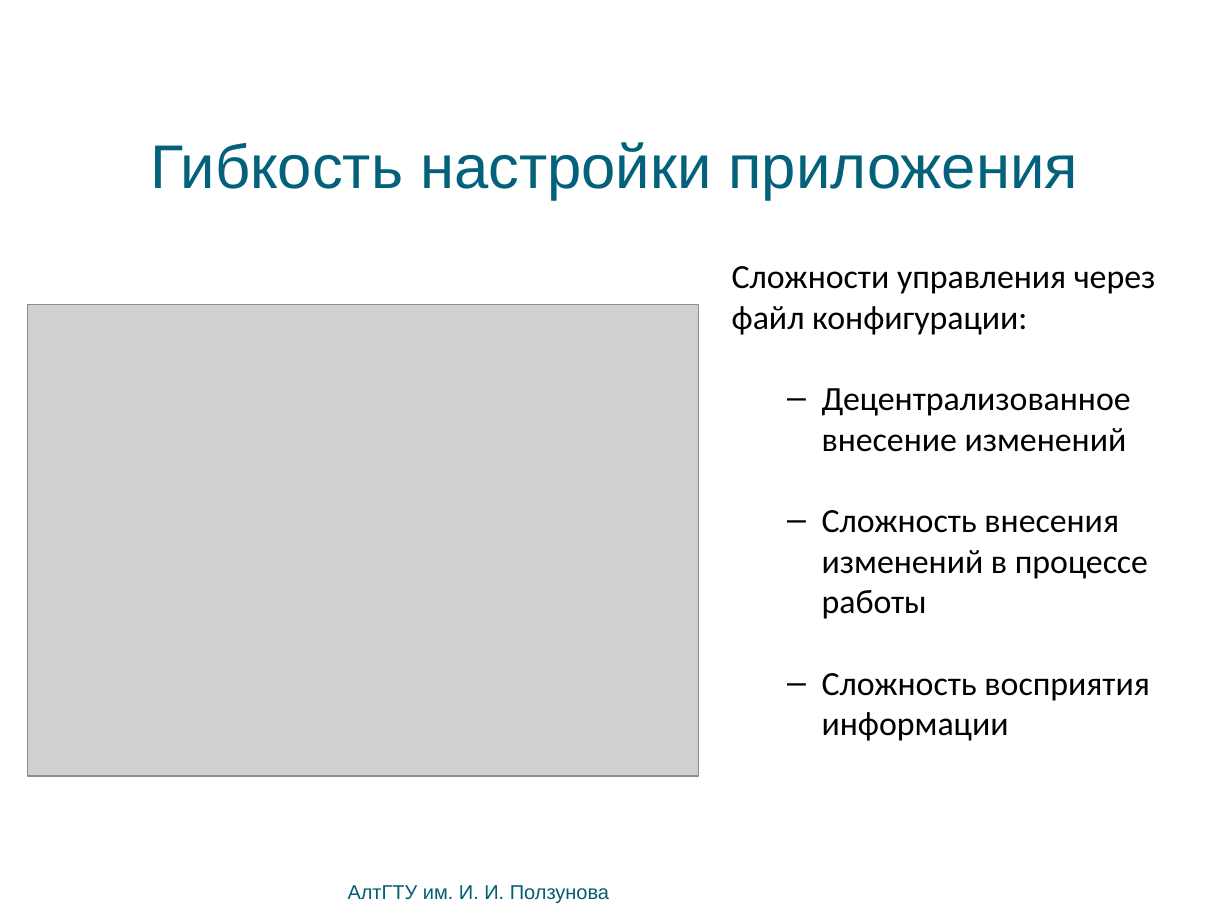
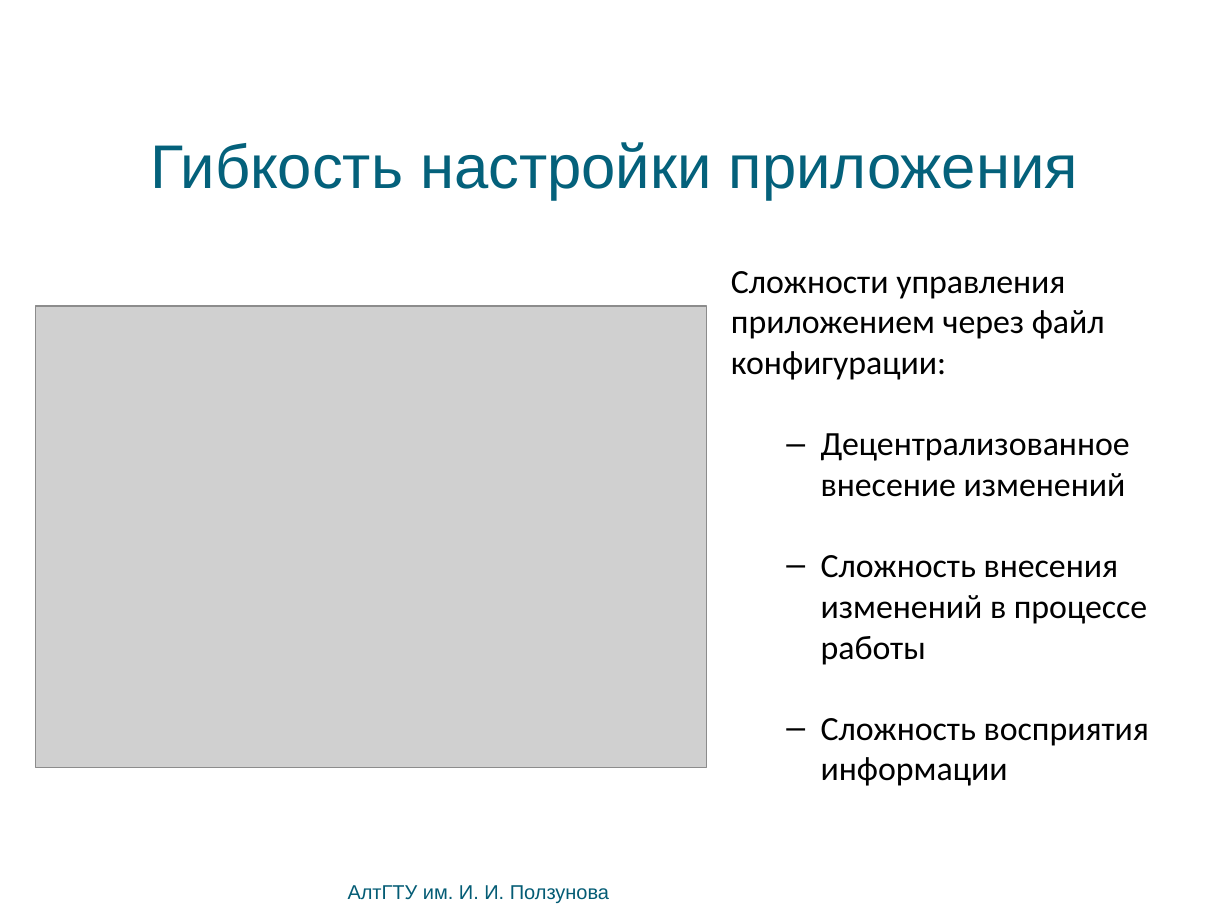
Before and after one commit to bluerain/snoopy, a slide deck: slide 3 of diploma/trunk/ppt/starovoitov.ppt. Drawn at 1232x924 pixels with LibreOffice and Linux fonts; fonts in the diff are those of the drawing; grey boxes stand for pictures; background and template pictures are left out. Boxes give left, top, right and bottom in pixels: in the first picture for what was removed or moved away, otherwise in the second. Text is boxed around its words. In the diff, an @@ line names an element or a change of style, - is before the commit and + after.

```diff
--- a/diploma/trunk/ppt/starovoitov.ppt
+++ b/diploma/trunk/ppt/starovoitov.ppt
@@ text at (x1=731, y1=271, x2=1105, y2=380): text changed @@
-Сложности управления через файл конфигурации:
+Сложности управления приложением через файл конфигурации:
@@ picture resized from (x1=28, y1=305, x2=699, y2=776) to (x1=35, y1=306, x2=706, y2=767) @@
```
Also in this commit, not shown: 5 other slides changed, 3 other files.
